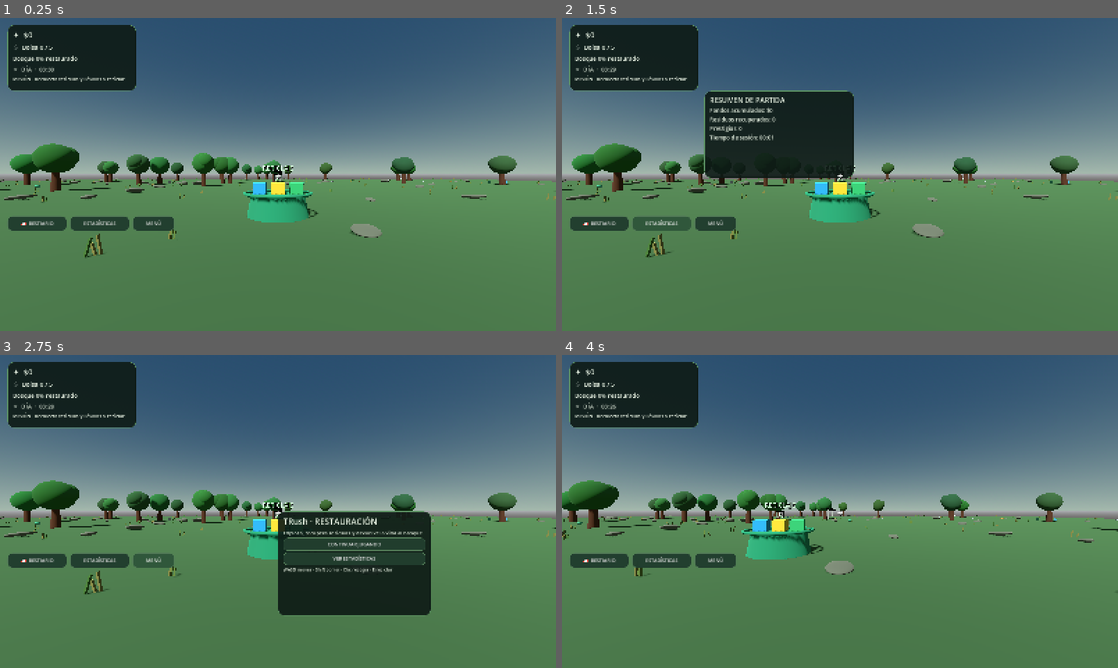
Above: before the commit, frames 1-4 (two rows, left to right).
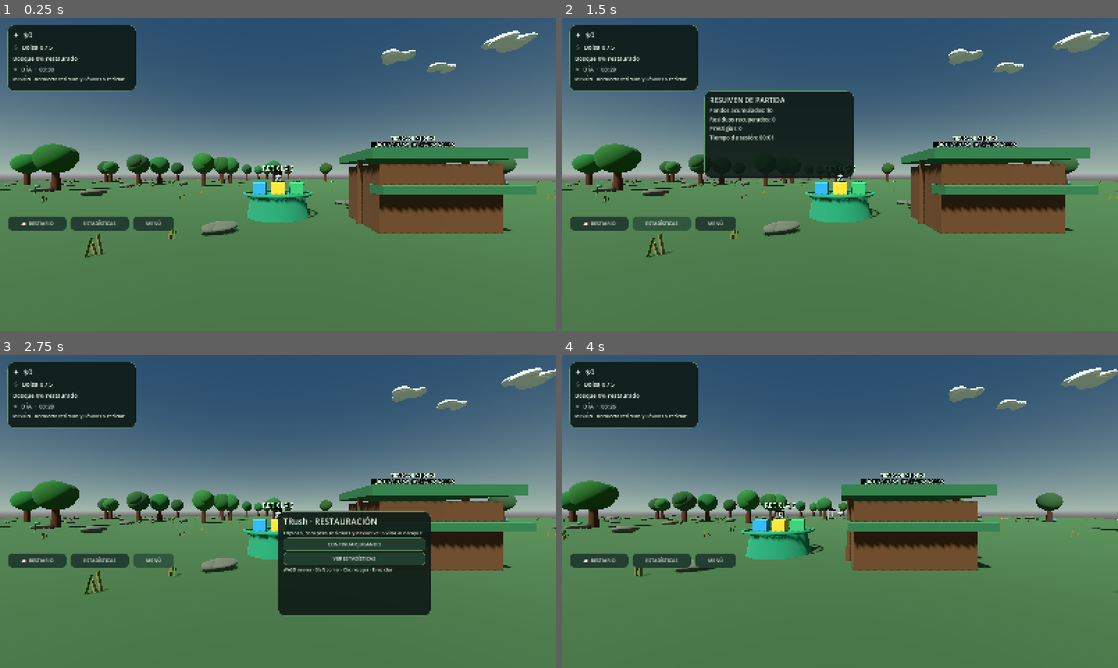
Above: after the commit, the same moments.

Repository: Tomardosama/verdevivo
Game: Godot game, scene res://scenes/main/main.tscn
Same seed, same stepped clock (60 frames per second), same inputs: the game is played once before the commit and once after it.
Inputs (mouse positions are in pixels of both pictures, inside the frame that each line leads up to):
- Up to frame 1 (0.25 s): no input
- Up to frame 2 (1.5 s): click "📖 BESTIARIO" at 0.5 s; click "ESTADÍSTICAS" at 1.25 s
- Up to frame 3 (2.75 s): click "MENÚ" at 2 s
- Up to frame 4 (4 s): click "CONTINUAR JUGANDO" at 2.75 s; tap Enter at 3.5 s; move the mouse to (962, 495) at 3.52 s; hold D (move_right) from 3.53 s (still down); tap E (deposit) at 3.6 s; click (962, 495) at 3.67 s; tap Space (jump) at 3.77 s

The runs differ from the first frame. In frame 1, 9.6% of the frame differs, in the area x 0-98%, y 4-71%; in frame 2, 9.6%; in frame 3, 6.8%; in frame 4, 8.5%.

Commit message:
Build physical upgrade kiosk, drifting clouds and richer rock detail

Diff:
--- a/scripts/main.gd
+++ b/scripts/main.gd
@@ -50,6 +50,7 @@
 		is_day = not is_day
 		_on_phase_changed()
 	_update_sun()
+	_update_clouds(delta)
 	_check_zone_unlocks()
 	if hud:
 		hud.update_phase(is_day, int(ceil(duration - day_time)))
@@ -64,6 +65,9 @@
 	if hud:
 		hud.set_upgrade_access(not is_day)
 		hud.show_message("Comienza el día: ¡a limpiar!" if is_day else "Llegó la noche: momento de invertir en mejoras.")
+	for actor in get_tree().get_nodes_in_group("wildlife"):
+		if actor.has_method("set_night_resting"):
+			actor.set_night_resting(not is_day)
 	if not is_day:
 		_save_game()
 
@@ -131,6 +135,7 @@
 		_create_tree(trees, Vector3(cos(angle) * radius, 0, sin(angle) * radius))
 	_populate_ground_detail(rng, trees)
 	_create_zone_markers()
+	_create_clouds()
 
 func _create_tree(parent: Node3D, location: Vector3) -> void:
 	var tree := Node3D.new()
@@ -175,6 +180,8 @@
 	player.inventory_changed.connect(_on_inventory_changed)
 	player.deposit_requested.connect(_on_deposit_requested)
 	player.trash_collected.connect(_on_trash_collected)
+	player.shop_requested.connect(_open_shop)
+	player.shop_preview_changed.connect(_on_shop_preview_changed)
 
 func _spawn_trash() -> void:
 	var rng := RandomNumberGenerator.new()
@@ -256,6 +263,8 @@
 	for i in range(95):
 		var rock := MeshInstance3D.new()
 		var rock_mesh := SphereMesh.new()
+		rock_mesh.radial_segments = 24
+		rock_mesh.rings = 16
 		rock_mesh.radius = rng.randf_range(0.22, 0.72)
 		rock_mesh.height = rock_mesh.radius * rng.randf_range(0.75, 1.35)
 		rock.mesh = rock_mesh
@@ -264,6 +273,51 @@
 		rock.rotation = Vector3(rng.randf_range(-0.2, 0.2), rng.randf_range(0, TAU), rng.randf_range(-0.2, 0.2))
 		rock.material_override = rock_material
 		parent.add_child(rock)
+		for fragment_index in range(3):
+			var fragment := MeshInstance3D.new()
+			var fragment_mesh := SphereMesh.new()
+			fragment_mesh.radial_segments = 16
+			fragment_mesh.rings = 10
+			fragment_mesh.radius = rng.randf_range(0.12, 0.28)
+			fragment_mesh.height = fragment_mesh.radius * rng.randf_range(0.7, 1.2)
+			fragment.mesh = fragment_mesh
+			fragment.position = rock.position + Vector3(rng.randf_range(-0.45, 0.45), rng.randf_range(-0.08, 0.08), rng.randf_range(-0.4, 0.4))
+			fragment.material_override = rock_material
+			parent.add_child(fragment)
+
+func _create_clouds() -> void:
+	var rng := RandomNumberGenerator.new()
+	rng.seed = 44219
+	for cloud_index in range(5):
+		var cloud := Node3D.new()
+		cloud.name = "Cloud_%d" % cloud_index
+		cloud.position = Vector3(rng.randf_range(-65.0, 65.0), rng.randf_range(25.0, 34.0), rng.randf_range(-55.0, 55.0))
+		cloud.set_meta("drift_speed", rng.randf_range(0.8, 1.7))
+		add_child(cloud)
+		var cloud_material := StandardMaterial3D.new()
+		cloud_material.albedo_color = Color(0.88, 0.92, 0.91, 0.88)
+		cloud_material.transparency = BaseMaterial3D.TRANSPARENCY_ALPHA
+		cloud_material.roughness = 1.0
+		var lobes := rng.randi_range(9, 14)
+		for lobe_index in range(lobes):
+			var lobe := MeshInstance3D.new()
+			var sphere := SphereMesh.new()
+			sphere.radial_segments = 24
+			sphere.rings = 16
+			sphere.radius = rng.randf_range(0.8, 1.8)
+			sphere.height = sphere.radius * rng.randf_range(0.65, 1.0)
+			lobe.mesh = sphere
+			lobe.position = Vector3(rng.randf_range(-2.6, 2.6), rng.randf_range(-0.35, 0.55), rng.randf_range(-0.9, 0.9))
+			lobe.scale = Vector3(rng.randf_range(0.85, 1.35), 1.0, rng.randf_range(0.8, 1.2))
+			lobe.material_override = cloud_material
+			cloud.add_child(lobe)
+
+func _update_clouds(delta: float) -> void:
+	for cloud in get_children():
+		if cloud.name.begins_with("Cloud_"):
+			cloud.position.x += float(cloud.get_meta("drift_speed", 1.0)) * delta
+			if cloud.position.x > 72.0:
+				cloud.position.x = -72.0
 
 func _create_zone_markers() -> void:
 	var zones := [
@@ -342,6 +396,55 @@
 	sign.font_size = 48
 	sign.modulate = Color(0.85, 1.0, 0.88)
 	station.add_child(sign)
+	_create_upgrade_shop()
+
+func _create_upgrade_shop() -> void:
+	var shop := Node3D.new()
+	shop.name = "ForestUpgradeShop"
+	shop.position = Vector3(4.2, 0.0, 1.2)
+	shop.add_to_group("upgrade_shop")
+	add_child(shop)
+	var wood := StandardMaterial3D.new()
+	wood.albedo_color = Color(0.34, 0.22, 0.12)
+	var green := StandardMaterial3D.new()
+	green.albedo_color = Color(0.16, 0.38, 0.24)
+	var body := MeshInstance3D.new()
+	var body_mesh := BoxMesh.new()
+	body_mesh.size = Vector3(3.2, 1.8, 2.0)
+	body.mesh = body_mesh
+	body.position.y = 0.9
+	body.material_override = wood
+	shop.add_child(body)
+	var counter := MeshInstance3D.new()
+	var counter_mesh := BoxMesh.new()
+	counter_mesh.size = Vector3(3.5, 0.22, 0.7)
+	counter.mesh = counter_mesh
+	counter.position = Vector3(0.0, 1.15, 1.15)
+	counter.material_override = green
+	shop.add_child(counter)
+	var roof := MeshInstance3D.new()
+	var roof_mesh := BoxMesh.new()
+	roof_mesh.size = Vector3(3.8, 0.25, 2.5)
+	roof.mesh = roof_mesh
+	roof.position.y = 2.05
+	roof.material_override = green
+	shop.add_child(roof)
+	for side in [-1.0, 1.0]:
+		var post := MeshInstance3D.new()
+		var post_mesh := CylinderMesh.new()
+		post_mesh.top_radius = 0.09
+		post_mesh.bottom_radius = 0.11
+		post_mesh.height = 2.0
+		post.mesh = post_mesh
+		post.position = Vector3(side * 1.65, 1.0, 0.0)
+		post.material_override = wood
+		shop.add_child(post)
+	var sign := Label3D.new()
+	sign.text = "TIENDA DE MEJORAS\n[E] INTERACTUAR · [TAB] VISTA RAPIDA"
+	sign.position = Vector3(0.0, 2.55, 0.0)
+	sign.font_size = 28
+	sign.modulate = Color(0.88, 1.0, 0.83)
+	shop.add_child(sign)
 
 func _create_hud() -> void:
 	hud = HUD_SCRIPT.new() as TRushHUD
@@ -350,8 +453,24 @@
 	hud.prestige_requested.connect(_perform_prestige)
 	hud.bestiary_toggled.connect(hud.toggle_bestiary)
 	hud.set_upgrade_access(not is_day)
+	hud.update_upgrade_prices(_all_upgrade_costs(), upgrades)
 	hud.update_mission("Recolecta residuos y llévalos a reciclar")
 	_refresh_bestiary()
+
+func _open_shop() -> void:
+	if hud:
+		hud.update_upgrade_prices(_all_upgrade_costs(), upgrades)
+		hud.show_shop(true)
+
+func _on_shop_preview_changed(visible: bool) -> void:
+	if hud:
+		hud.show_shop(visible)
+
+func _all_upgrade_costs() -> Dictionary:
+	var costs := {}
+	for upgrade_id in upgrades:
+		costs[upgrade_id] = _upgrade_cost(str(upgrade_id))
+	return costs
 
 func _on_inventory_changed(current: int, capacity: int) -> void:
 	if hud:
@@ -445,6 +564,7 @@
 	upgrades[upgrade_id] = int(upgrades[upgrade_id]) + 1
 	_apply_upgrades()
 	hud.update_money(money)
+	hud.update_upgrade_prices(_all_upgrade_costs(), upgrades)
 	hud.show_message("Mejora adquirida: %s · -$%d" % [upgrade_id, cost])
 	_save_game()
 
